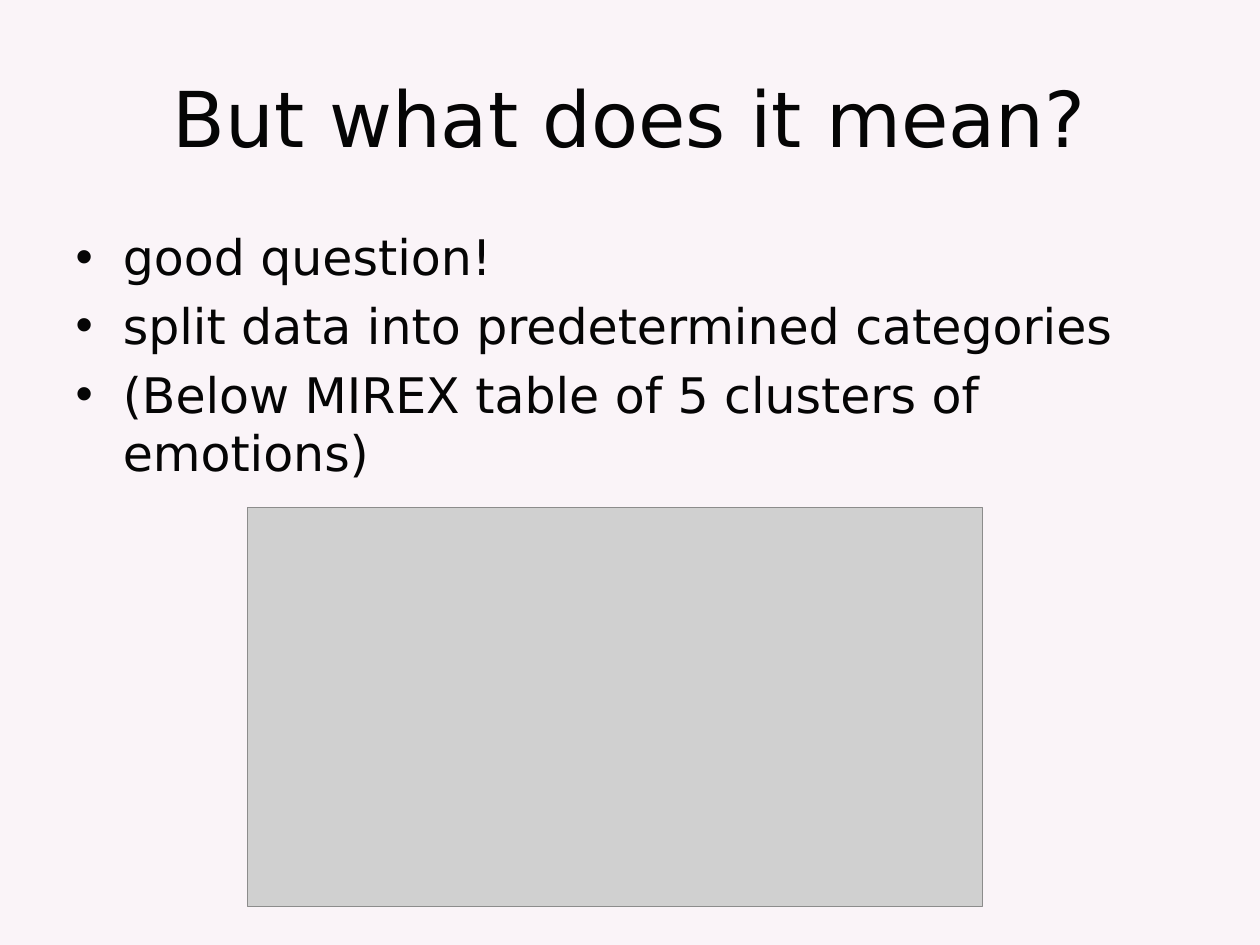
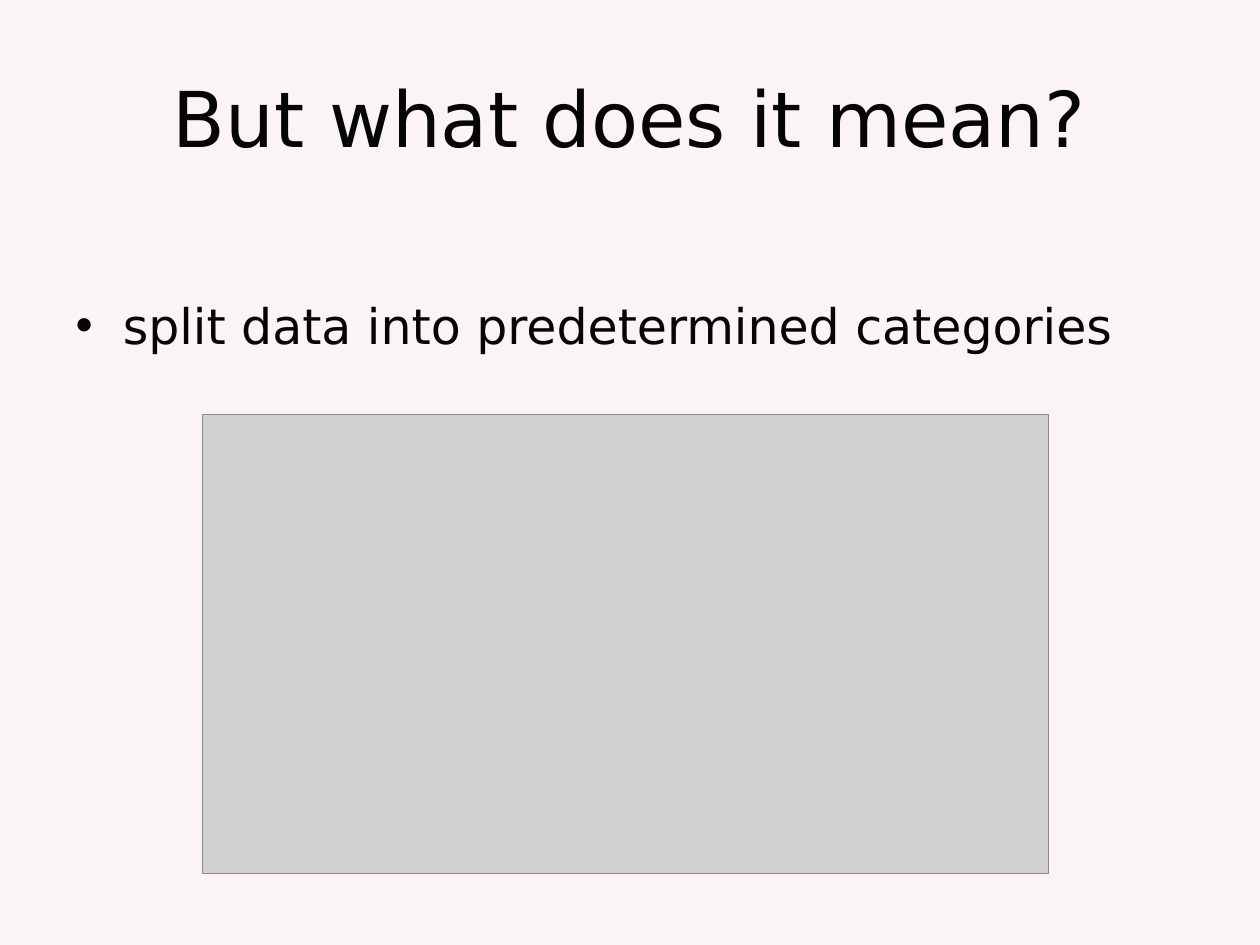
Before and after one commit to elyasaddo/MERMachineLearning, a slide deck: slide 2 of Classification_Elyas.pptx. Drawn at 1260x945 pixels with LibreOffice and Linux fonts; fonts in the diff are those of the drawing; grey boxes stand for pictures. Boxes give left, top, right and bottom in pixels: in the first picture for what was removed or moved away, otherwise in the second. Text is boxed around its words. In the diff, an @@ line names an element or a change of style, - is before the commit and + after.

```diff
--- a/Classification_Elyas.pptx
+++ b/Classification_Elyas.pptx
@@ text at (x1=123, y1=237, x2=491, y2=286): paragraph removed @@
-• good question!
@@ text at (x1=123, y1=375, x2=979, y2=478): paragraph removed @@
-• (Below MIREX table of 5 clusters of emotions)
@@ picture resized from (x1=248, y1=508, x2=983, y2=907) to (x1=203, y1=415, x2=1048, y2=873) @@
```
Also in this commit, not shown: 3 other slides changed, 5 slides removed.
